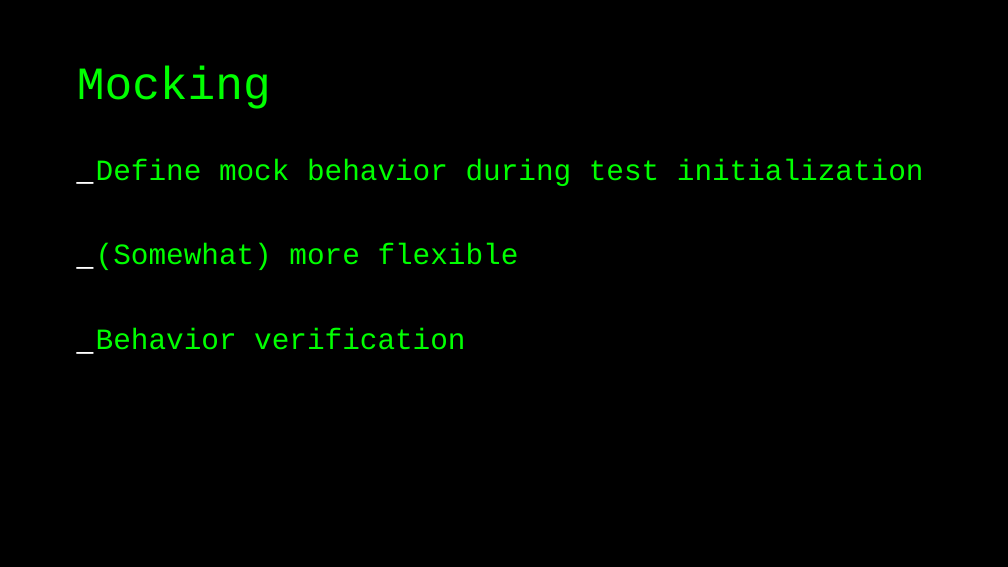
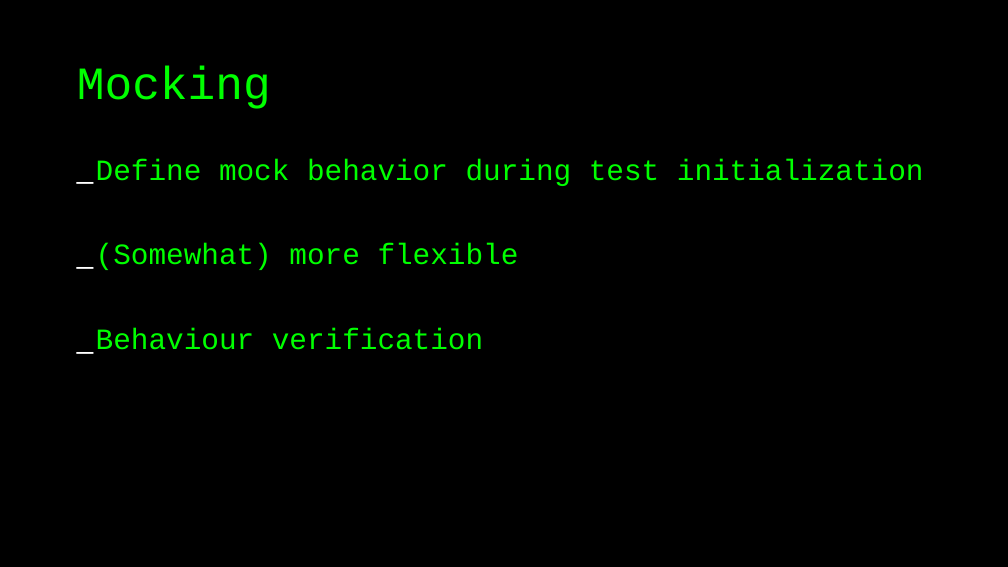
Before and after one commit to basdijkstra/wiremock-workshop, a slide deck: slide 8 of wiremock_workshop.odp. Drawn at 1008x567 pixels with LibreOffice and Linux fonts; fonts in the diff are those of the drawing. Boxes give left, top, right and bottom in pixels: in the first picture for what was removed or moved away, otherwise in the second. Text is boxed around its words. In the diff, an @@ line names an element or a change of style, - is before the commit and + after.

```diff
--- a/wiremock_workshop.odp
+++ b/wiremock_workshop.odp
@@ text at (x1=96, y1=328, x2=483, y2=350): text changed @@
-_ Behavior verification
+_ Behaviour verification
```
Also in this commit, not shown: 16 other slides changed, 17 slides added, 21 slides removed, 6 other files.
